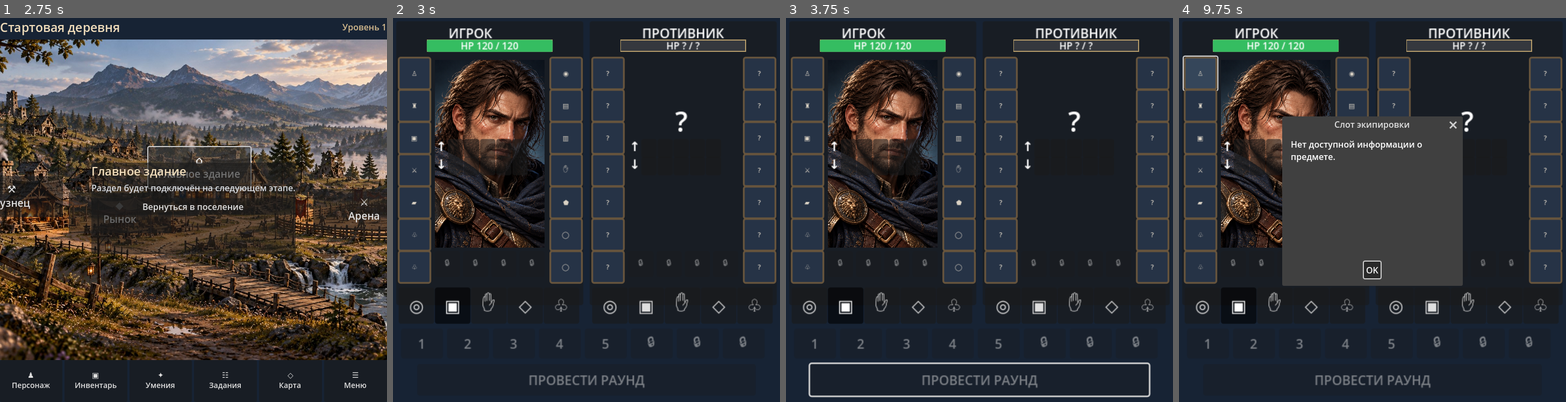
Above: before the commit, frames 1-4 (left to right).
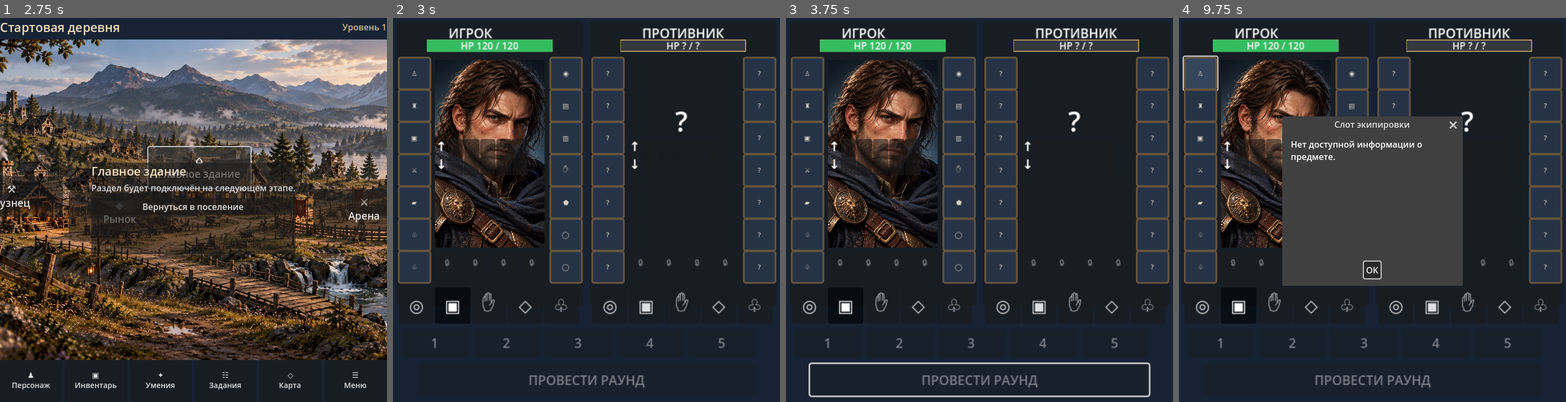
Above: after the commit, the same moments.

Repository: Archoniou1987/Battle-of-Artheon
Game: Godot game, scene res://scenes/main/main.tscn
The game is run twice, just before and just after one commit, with the same random seed, the same clock (stepped at 60 frames per second) and the same inputs.
Inputs (mouse positions are in pixels of both pictures, inside the frame that each line leads up to):
- Up to frame 1 (2.75 s): click "⚒ Кузнец" at 0.5 s; click "◆ Рынок" at 1.25 s; click "⌂ Главное здание" at 2 s
- Up to frame 2 (3 s): click "⚔ Арена" at 2.75 s
- Up to frame 3 (3.75 s): click "♟ Персонаж" at 3.5 s
- Up to frame 4 (9.75 s): click "▣ Инвентарь" at 4.25 s; click "✦ Умения" at 5 s; click "☷ Задания" at 5.75 s; click "◇ Карта" at 6.5 s; click "☰ Меню" at 7.25 s; click "Вернуться в поселение" at 8 s; click (1275, 152) at 8.77 s; click "♙" at 9.5 s

Frame 1 is identical in both runs. In frame 2, 0.3% of the frame differs, in the area x 6-92%, y 82-87%; in frame 3, 0.3%; in frame 4, 0.3%.

Commit message:
Remove three reserved ABI slots and fit five ability buttons

Diff:
--- a/ui/arena/arena_screen.gd
+++ b/ui/arena/arena_screen.gd
@@ -142,13 +142,13 @@
 	abilities.position = Vector2(10, 389)
 	abilities.add_theme_constant_override("separation", 5)
 	square_content.add_child(abilities)
-	for index in range(8):
+	for index in range(5):
 		var button := Button.new()
-		button.custom_minimum_size = Vector2(52, 36)
-		button.text = str(index + 1) if index < 5 else "🔒"
-		button.tooltip_text = "Активная способность %d" % (index + 1) if index < 5 else "Резервный слот"
+		button.custom_minimum_size = Vector2(84, 36)
+		button.text = str(index + 1)
+		button.tooltip_text = "Активная способность %d" % (index + 1)
 		button.toggle_mode = true
-		button.disabled = true # Five agreed active slots; three reserved, no gameplay effect.
+		button.disabled = true # UI only until CombatCommandApi integration.
 		abilities.add_child(button)
 	round_button = Button.new()
 	round_button.text = "ПРОВЕСТИ РАУНД"
